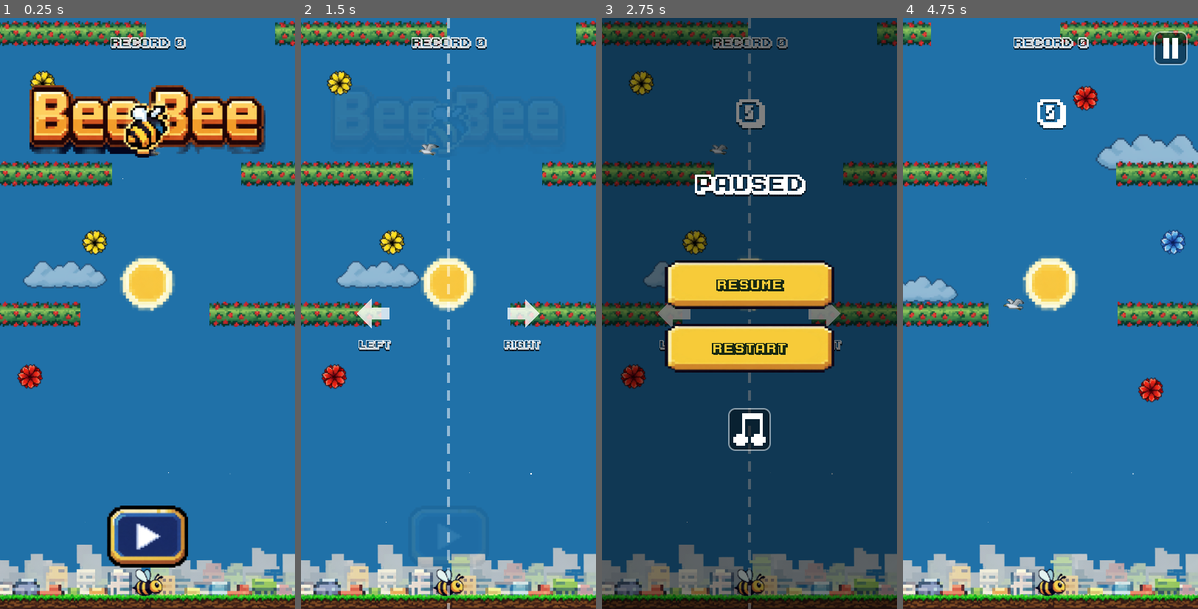
Above: before the commit, frames 1-4 (left to right).
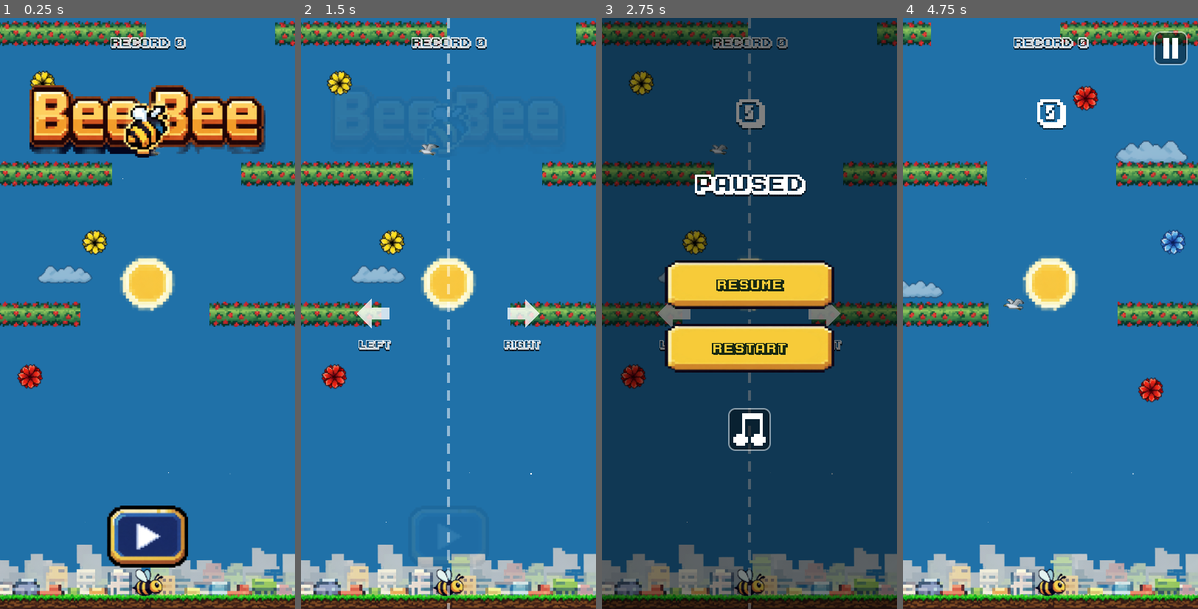
Above: after the commit, the same moments.

Repository: costanoy/bee-bee
Game: Godot game, scene res://scenes/main.tscn
The game is run twice, just before and just after one commit, with the same random seed, the same clock (stepped at 60 frames per second) and the same inputs.
Inputs (mouse positions are in pixels of both pictures, inside the frame that each line leads up to):
- Up to frame 1 (0.25 s): no input
- Up to frame 2 (1.5 s): click (448, 538) at 0.5 s; click (448, 538) at 1.25 s
- Up to frame 3 (2.75 s): click (870, 47) at 2 s
- Up to frame 4 (4.75 s): click "Restart" at 2.75 s; click (1171, 47) at 3.5 s; click "Restart" at 4.25 s

The runs differ from the first frame. In frame 1, 0.7% of the frame differs, in the area x 7-37%, y 41-46%; in frame 2, 0.7%; in frame 3, 0.2%; in frame 4, 1.3%, in the area x 0-100%, y 19-49%.

Commit message:
Shrink clouds
Visual span range down from 70-115 to 45-75.

Co-Authored-By: Claude Sonnet 5 <noreply@anthropic.com>

Diff:
--- a/scripts/cloud.gd
+++ b/scripts/cloud.gd
@@ -13,7 +13,7 @@
 	texture = cloud_texture
 	# 768x768 canvas, actual cloud content is only ~538px wide inside it.
 	const CONTENT_W := 538.0
-	var visual_span: float = 70.0 + randf() * 45.0
+	var visual_span: float = 45.0 + randf() * 30.0
 	scale = Vector2.ONE * (visual_span / CONTENT_W)
 	var direction := 1.0 if randf() < 0.5 else -1.0
 	drift_speed = (6.0 + randf() * 10.0) * direction
